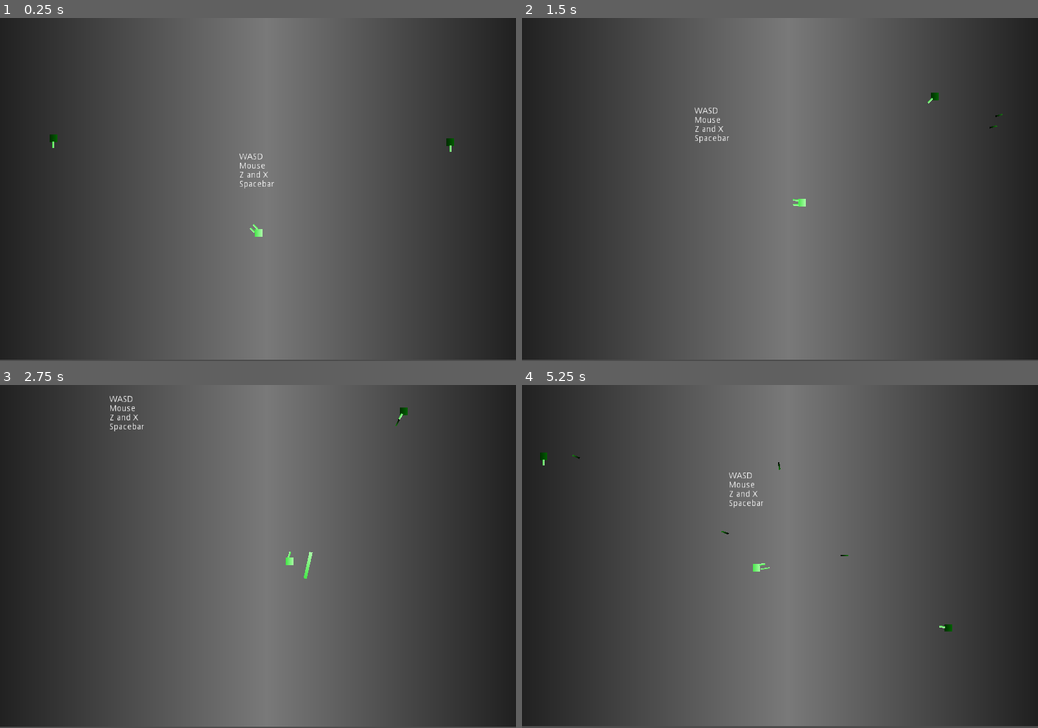
Above: before the commit, frames 1-4 (two rows, left to right).
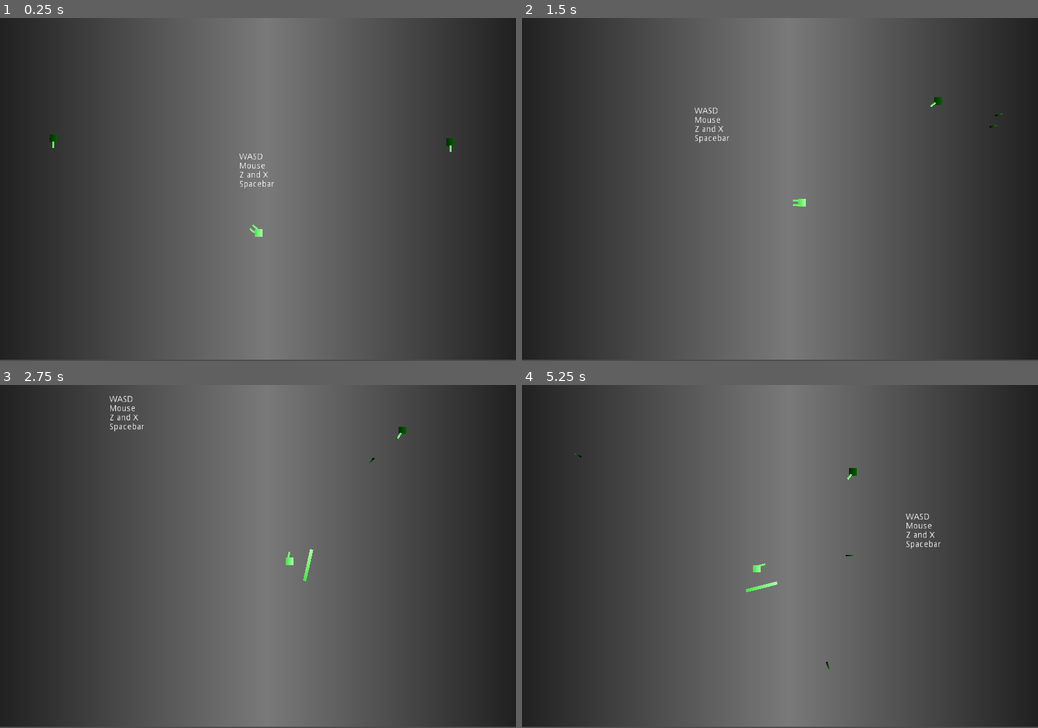
Above: after the commit, the same moments.

Repository: jrcamelo/Godot-SuperRogue
Game: Godot game, scene res://Test1.tscn
Same seed, same stepped clock (60 frames per second), same inputs: the game is played once before the commit and once after it.
Inputs (mouse positions are in pixels of both pictures, inside the frame that each line leads up to):
- Up to frame 1 (0.25 s): no input
- Up to frame 2 (1.5 s): move the mouse to (893, 172) at 0.52 s; press the mouse at (893, 172) at 0.53 s; hold D (move_right) 0.53-1.28 s; right-click (893, 172) at 0.8 s; move the mouse to (676, 206) at 1.27 s; release the mouse at (676, 206) at 1.28 s; hold S (move_down) from 1.28 s (still down); right-click (676, 206) at 1.35 s
- Up to frame 3 (2.75 s): tap X (x) at 1.55, 2.1 s; move the mouse to (309, 481) at 2.02 s; release S (move_down) at 2.03 s; press the mouse at (309, 481) at 2.03 s; hold D (move_right) from 2.03 s (still down)
- Up to frame 4 (5.25 s): move the mouse to (754, 625) at 2.77 s; release D (move_right) at 2.78 s; release the mouse at (754, 625) at 2.78 s; hold W (move_up) 2.78-3.53 s; click (754, 625) at 2.85 s; right-click (754, 625) at 3.05 s; move the mouse to (934, 607) at 3.52 s; hold Right mouse button (right_click) 3.53-4.28 s; hold A (move_left) 3.53-5.03 s; tap X (x) at 3.8, 5.1 s; move the mouse to (625, 505) at 4.27 s; tap Space (space) at 4.35 s; click (625, 505) at 4.55 s; move the mouse to (805, 556) at 5.02 s; hold S (move_down) from 5.03 s (still down); hold Right mouse button (right_click) from 5.03 s (still down)

The runs differ from the first frame. In frame 1, less than 0.1% of the frame differs, in the area x 48-50%, y 60-63%; in frame 2, less than 0.1%; in frame 3, 0.1%; in frame 4, 0.6%, in the area x 0-100%, y 19-100%.
Error in both runs: Invalid operands 'Nil' and 'int' in operator '>'. (res://Scenes/Player.gd:73)

Commit message:
Randomize guess only after shooting
Change degrees to radians in some points
Increase shield a bit

Diff:
--- a/Project/Guns/Shield.tscn
+++ b/Project/Guns/Shield.tscn
@@ -15,7 +15,7 @@
 [node name="Cannon" type="Sprite"]
 position = Vector2( -0.243845, -0.0392742 )
 rotation = -4.71107
-scale = Vector2( 3.538, 8.526 )
+scale = Vector2( 4.226, 8.526 )
 texture = SubResource( 2 )
 offset = Vector2( 0, 5 )
 script = ExtResource( 1 )
--- a/Project/Scenes/Enemy.gd
+++ b/Project/Scenes/Enemy.gd
@@ -23,9 +23,10 @@
 var target: KinematicBody2D = null
 var target_point: Vector2
 var last_prediction: Vector2
-var aim_speed = 25
+var aim_speed = 20
 var guess_min_speed = 75
 var guess_max_speed = 125
+var guess_speed = 0
 
 func _physics_process(delta):
 	if target != null:
@@ -44,18 +45,21 @@
 	look_at_target()
 	if dodging == 0:
 		follow_player_at_distance(delta)
-	shoot(delta)
+	if shoot(delta):
+		update_guess_speed()
 
 func calculate_distance():
 	var to_player: Vector2 = target.global_position - global_position
 	current_distance = to_player.length()
 	direction = to_player.normalized()
 
+func update_guess_speed():
+	guess_speed = rand_range(guess_min_speed, guess_max_speed)
+
 func predict_target_location():
 	if (target.name != "Player"):
 		last_prediction = target.global_position
 		return
-	var guess_speed = rand_range(guess_min_speed, guess_max_speed)
 	var guess_position = target.movement.normalized() * guess_speed
 	last_prediction = target.global_position + guess_position
 
@@ -66,7 +70,7 @@
 
 func look_at_target():
 	Weapons.look_at(target_point)
-	Weapons.rotate(-190)
+	Weapons.rotate(-1.5708)
 
 func follow_player_at_distance(delta):
 	if current_distance - kite_distance < keep_distance:
@@ -89,7 +93,8 @@
 
 func shoot(delta):
 	if current_distance < shooting_distance:
-		Weapon.shoot(target_point)
+		return Weapon.shoot(target_point) > 0
+	return false
 
 func forget_target_if_too_far():
 	if (current_distance > maximum_distance):
--- a/Project/Scenes/Player.gd
+++ b/Project/Scenes/Player.gd
@@ -16,8 +16,8 @@
 onready var Cannon = preload("res://Guns/Cannon.tscn")
 onready var Shield = preload("res://Guns/Shield.tscn")
 
-onready var list_weapons_left = [[Cannon, 0], [MachineGun, 0], [Shield, -190]]
-onready var list_weapons_right = [[Cannon, 0], [MachineGun, 0], [Shield, 190]]
+onready var list_weapons_left = [[Cannon, 0], [MachineGun, 0], [Shield, deg2rad(-90)]]
+onready var list_weapons_right = [[Cannon, 0], [MachineGun, 0], [Shield, deg2rad(90)]]
 
 var current_weapon_left = 0
 var current_weapon_right = 0
@@ -56,7 +56,7 @@
 
 func rotate_weapons():
 	Weapons.look_at(get_global_mouse_position())
-	Weapons.rotate(-190)
+	Weapons.rotate(-1.5708)
 
 func control_left_weapon():
 	if WeaponLeft != null:
